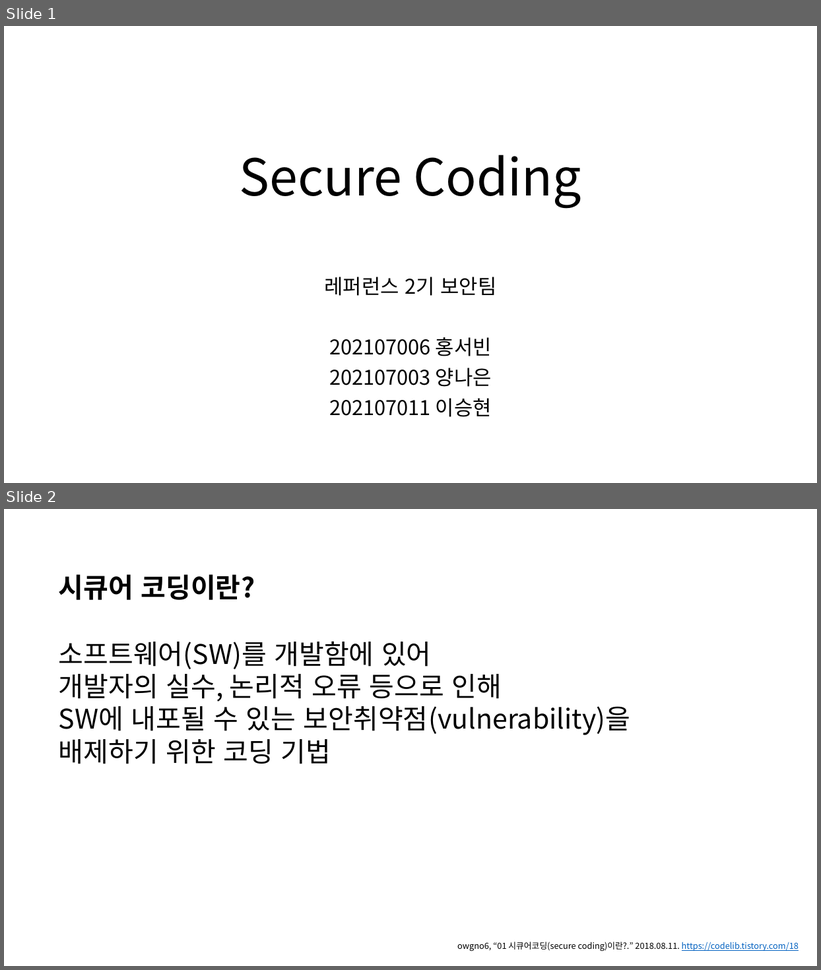
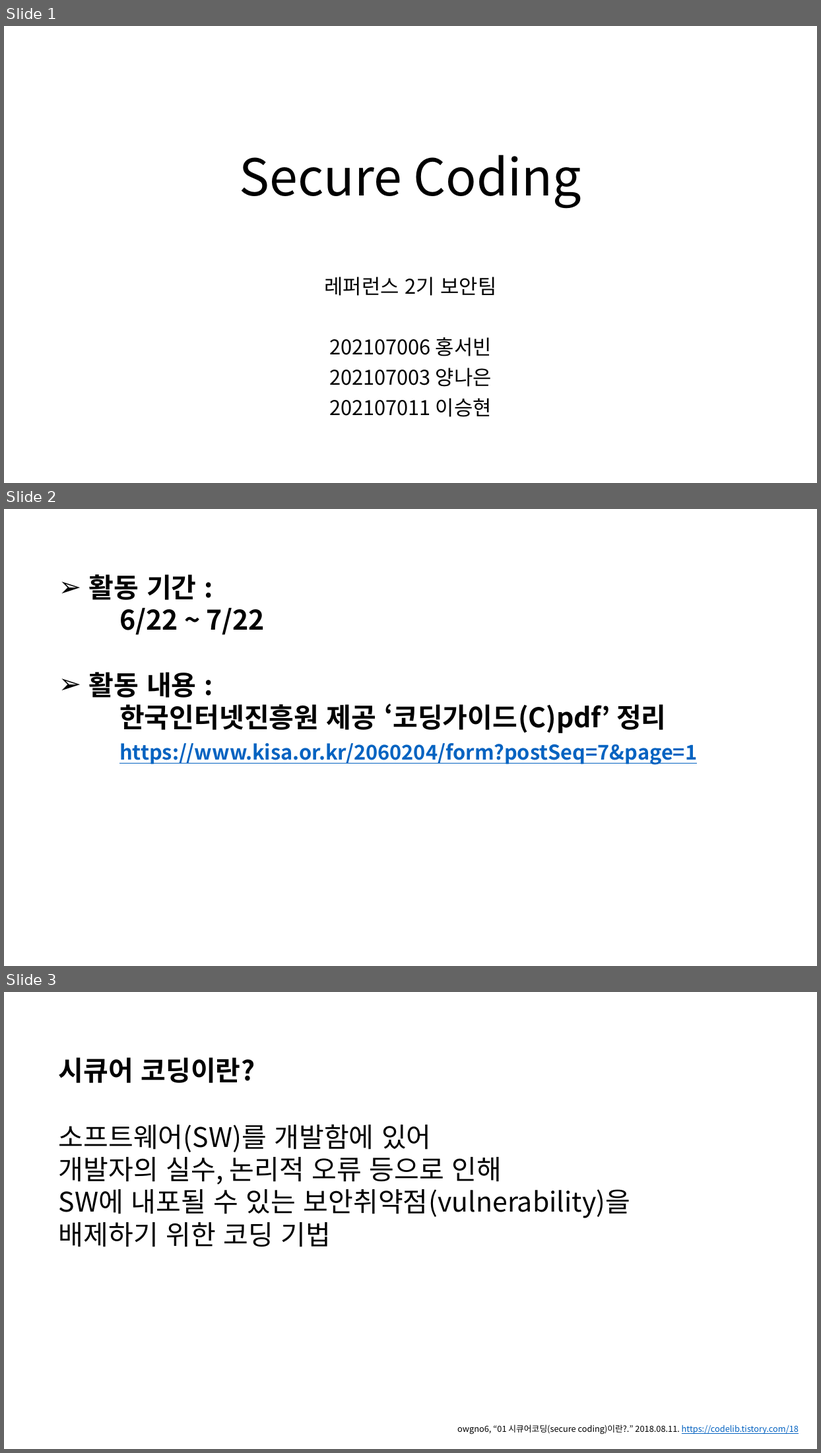
Before and after one commit to Klaxon9718/YUHAN_-security, a slide deck: 발표자료/Secure Coding 발표자료(수정).pptx. Shown one above the other, each under a label of ours: slides 1 and 2 before the commit, slides 1, 2 and 3 after it. The pictures are 821x970 and 821x1453 pixels, drawn with LibreOffice and Linux fonts; fonts in the diff are those of the drawing. Boxes give left, top, right and bottom in pixels: in the first picture for what was removed or moved away, otherwise in the second. Text is boxed around its words. In the diff, an @@ line names an element or a change of style, - is before the commit and + after.

Commit message:
승현:발표 내용 수정

```diff
--- a/발표자료/Secure Coding 발표자료(수정).pptx
+++ b/발표자료/Secure Coding 발표자료(수정).pptx
@@ slide 2 added at (x1=4, y1=509, x2=817, y2=966), background #FFFFFF @@
@@ text added at (x1=89, y1=574, x2=697, y2=765), 24 pt, text #0563C1, bold, underline @@
+➢ 활동 기간 :
+6/22 ~ 7/22
+➢ 활동 내용 :
+한국인터넷진흥원 제공 ‘코딩가이드(C)pdf’ 정리
+https://www.kisa.or.kr/2060204/form?postSeq=7&page=1
@@ what was slide 2 is now slide 3 @@
```
Also in this commit, not shown: 1 other file.
